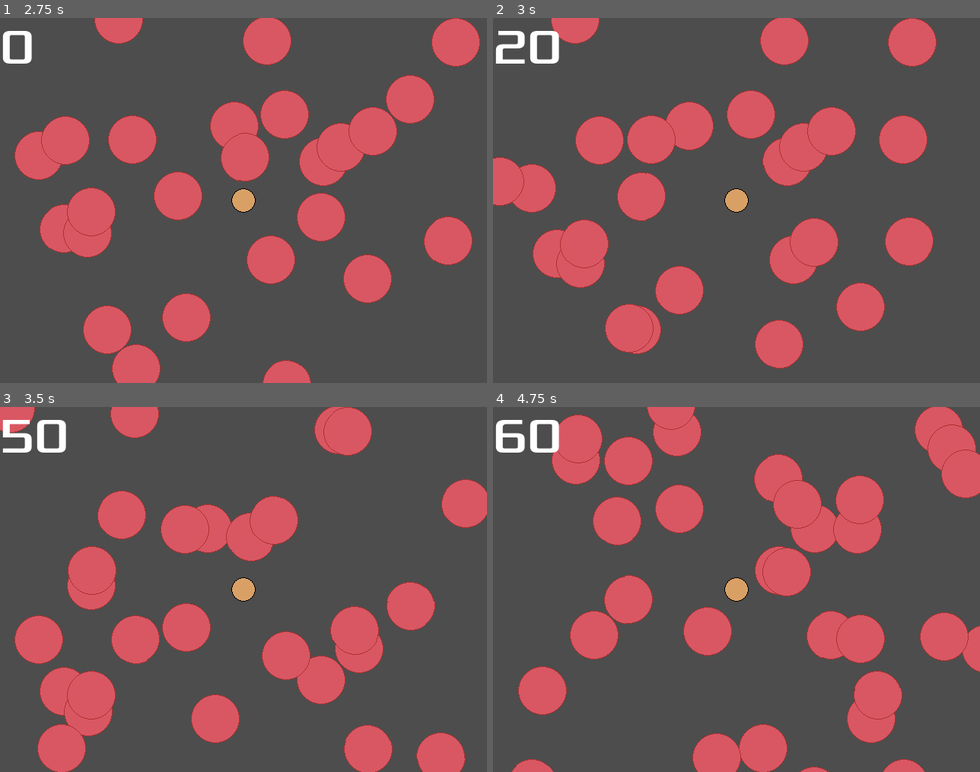
Above: before the commit, frames 1-4 (two rows, left to right).
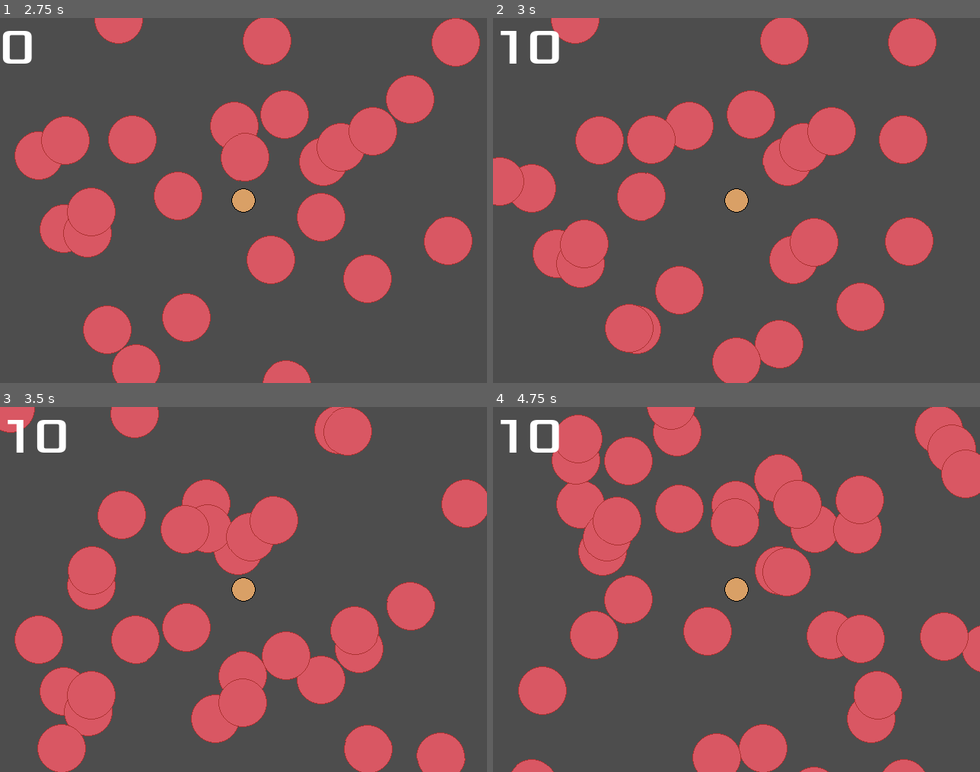
Above: after the commit, the same moments.

Repository: zundouz/ldjam54_odango
Game: Godot game, scene res://main.tscn
Two runs of this game, one before a commit and one after it. Both use one fixed random seed, a clock stepped at 60 frames per second and the inputs below.
Inputs:
- Up to frame 1 (2.75 s): hold Right (move_right) 0.53-1.28 s; hold Down (move_down) 1.28-2.03 s; hold Right (move_right) from 2.03 s (still down)
- Up to frame 2 (3 s): release Right (move_right) at 2.78 s; hold Up (move_up) from 2.78 s (still down)
- Up to frame 3 (3.5 s): keep holding Up (move_up)
- Up to frame 4 (4.75 s): release Up (move_up) at 3.53 s; hold Left (move_left) from 3.53 s (still down)

Frame 1 is identical in both runs. In frame 2, 1.3% of the frame differs, in the area x 0-55%, y 3-100%; in frame 3, 2.8%; in frame 4, 3.7%, in the area x 0-55%, y 3-47%.

Commit message:
feat: 判定がシビアすぎたので幅を持たせる。

Diff:
--- a/odango.gd
+++ b/odango.gd
@@ -12,8 +12,8 @@
 	$AnimatedSprite2D.play()
 
 	# ボタンを押したときに、座標が串の範囲内だったら特典
-	if Input.is_action_pressed("move_up"):
-		if transform.get_origin().x < Center_X_Pos + 5 and transform.get_origin().x > Center_X_Pos - 5:
+	if Input.is_action_just_pressed("move_up"):
+		if transform.get_origin().x < Center_X_Pos + 25 and transform.get_origin().x > Center_X_Pos - 25:
 			# スコア加算
 			MyGlobalScore.score += 10
 			# その後、お団子が消える
